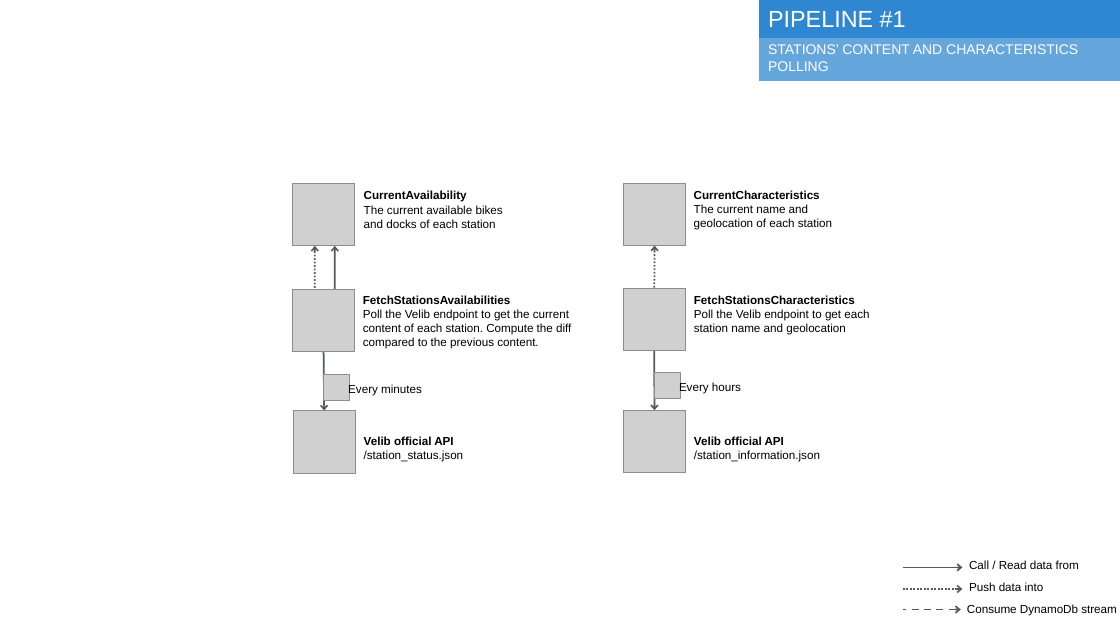
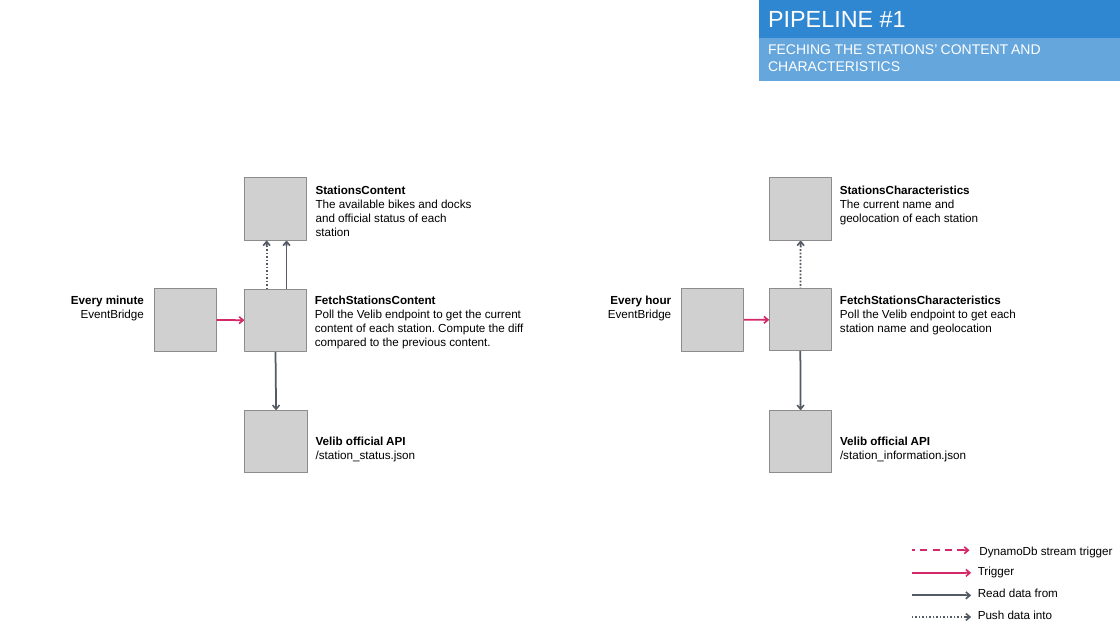
Before and after one commit to ouvreboite/velinfo, a slide deck: slide 2 of docs/velinfo_architecture.pptx. Drawn at 1120x630 pixels with LibreOffice and Linux fonts; fonts in the diff are those of the drawing; grey boxes stand for pictures. Boxes give left, top, right and bottom in pixels: in the first picture for what was removed or moved away, otherwise in the second. Text is boxed around its words. In the diff, an @@ line names an element or a change of style, - is before the commit and + after.

```diff
--- a/docs/velinfo_architecture.pptx
+++ b/docs/velinfo_architecture.pptx
@@ text in rectangle at (768,44,1041,71): text changed @@
-STATIONS’ CONTENT AND CHARACTERISTICS POLLING
+FECHING THE STATIONS’ CONTENT AND CHARACTERISTICS
@@ picture: place and size @@
-picture at (292,183,355,245)
+picture at (245,178,307,240)
@@ text at (316,185,471,236): text changed @@
-CurrentAvailability
-The current available bikes and docks of each station
+StationsContent
+The available bikes and docks and official status of each station
@@ text at (840,185,970,194): text changed @@
-CurrentCharacteristics
+StationsCharacteristics
@@ arrow moved from (315, 246) - (315, 289) to (266, 240) - (266, 289) @@
@@ arrow moved from (335, 246) - (334, 289) to (287, 240) - (287, 289) @@
@@ 1 picture, 1 text, 1 arrow: place and size @@
-1 picture, 1 text, 1 arrow at (623,183,832,300)
+1 picture, 1 text, 1 arrow at (770,178,978,295)
@@ text added at (71,295,144,321), 10 pt, text #000000, bold @@
+Every minute
+EventBridge
@@ picture added at (155,289,217,351) @@
@@ text "FetchStationsContent": place and size @@
-text "FetchStationsContent" at (363,295,571,349)
+text "FetchStationsContent" at (315,295,523,349)
@@ text at (315,295,436,304): text changed @@
-FetchStationsAvailabilities
+FetchStationsContent
@@ text added at (608,295,671,321), 10 pt, text #000000 @@
+Every hour
+EventBridge
@@ picture added at (681,289,744,351) @@
@@ arrow added from (217, 320) to (245, 320), #D42869 1.5 pt @@
@@ arrow added from (744, 320) to (770, 320), #D42869 1.5 pt @@
@@ 1 picture, 1 text, 1 arrow: place and size @@
-1 picture, 1 text, 1 arrow at (292,289,464,462)
+1 picture, 1 text, 1 arrow at (245,289,416,462)
@@ 2 pictures, 2 texts, 1 arrow: place and size @@
-2 pictures, 2 texts, 1 arrow at (623,289,869,472)
+2 pictures, 2 texts, 1 arrow at (770,289,1016,473)
@@ picture removed at (323,374,350,400) @@
@@ text removed at (348,384,422,396) @@
-Every minutes
@@ picture removed at (655,373,681,399) @@
@@ text removed at (679,382,741,394) @@
-Every hours
@@ picture: place and size @@
-picture at (293,411,355,473)
+picture at (245,411,308,473)
@@ arrow added from (912, 550) to (970, 550), #D42869 1.5 pt dashed @@
@@ text added at (978,566,1014,578), 10 pt, text #000000 @@
+Trigger
@@ text at (979,546,1113,558): text changed @@
-Consume DynamoDb stream
+DynamoDb stream trigger
@@ arrow moved from (961, 610) - (904, 610) to (971, 573) - (912, 573) @@
@@ arrow (971, 573) - (912, 573): stroke #545B64 1.5 pt dashed to #D42869 1.5 pt @@
@@ text at (978,588,1058,597): text changed @@
-Call / Read data from
+Read data from
@@ 2 arrows, 1 text: place and size @@
-2 arrows, 1 text at (904,568,1044,591)
+2 arrows, 1 text at (912,596,1052,619)
```
Also in this commit, not shown: 2 other slides changed, 7 slides added.
